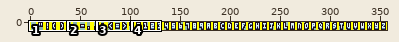
Two states of a sprite sheet, assets/smallFont.png. Above, an overview of the earlier version with the close-up marked.
Close-up. First the earlier version:
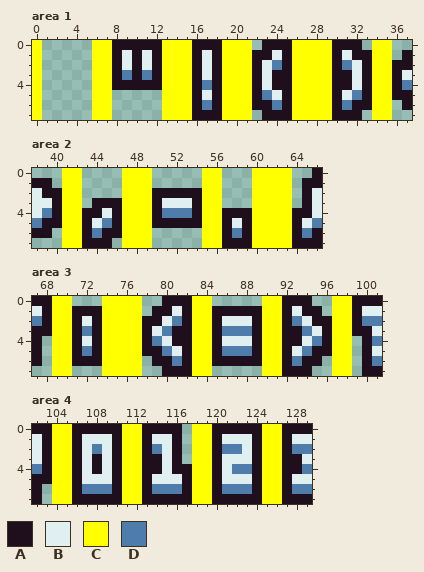
The file is 357x8 pixels. Shown: area 1: x 0..37, y 0..7; area 2: x 38..66, y 0..7; area 3: x 67..101, y 0..7; area 4: x 102..129, y 0..7. The commit also changed other parts of the picture, which this record leaves out.
Palette (. is transparent): A #1f0e1c  B #e0f0f1  C #ffff00  D #4f7dab
The result:
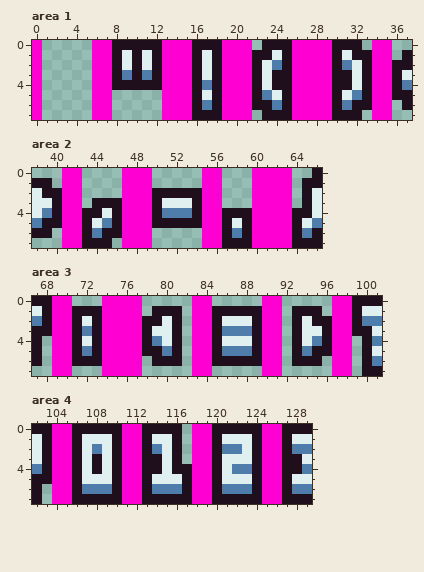
The edit:
@@ palette @@
-C #ffff00
+C #ff00d2
--- area 3
@@ x 78..96 @@
-0 ..AAACC.....CCAAA..
-1 .AABACCAAAAACCABAA.
-2 AABDACCABBBACCADBAA
-3 ABDAACCADDDACCAADBA
-4 ADBAACCABBBACCAABDA
-5 AADBACCADDDACCABDAA
-6 .AADACCAAAAACCADAA.
-7 ..AAACC.....CCAAA..
+0 .....CC.....CC.....
+1 .AAA.CCAAAAACC.AAA.
+2 AABA.CCABBBACC.ABAA
+3 ABBA.CCADDDACC.ABBA
+4 ADBA.CCABBBACC.ABDA
+5 AADA.CCADDDACC.ADAA
+6 .AAA.CCAAAAACC.AAA.
+7 .....CC.....CC.....
